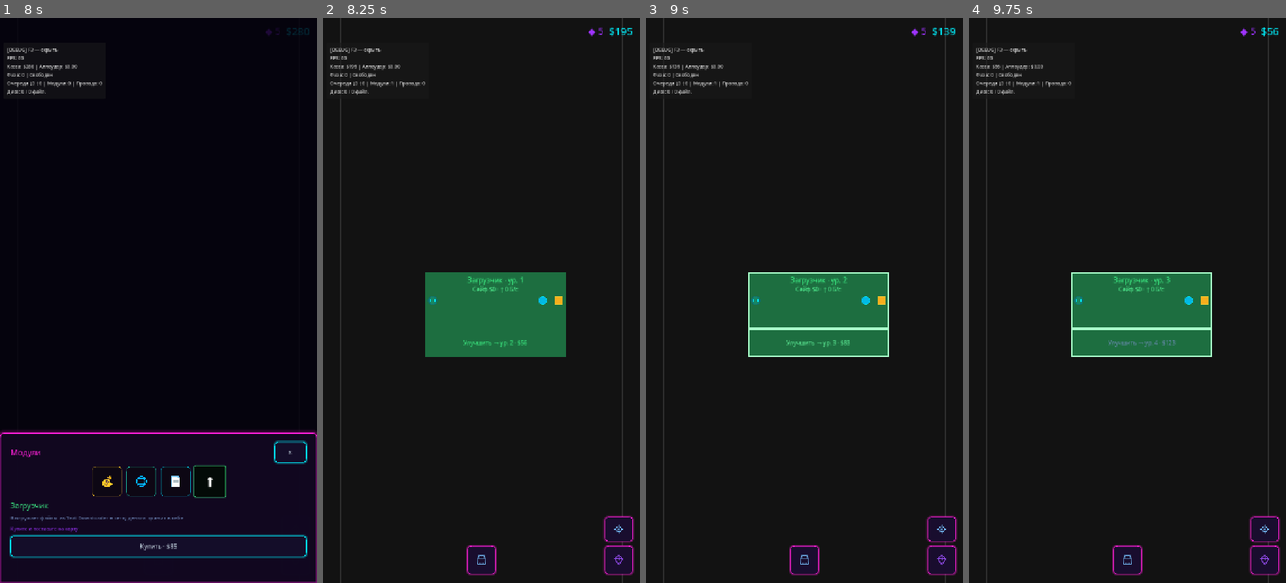
Above: before the commit, frames 1-4 (left to right).
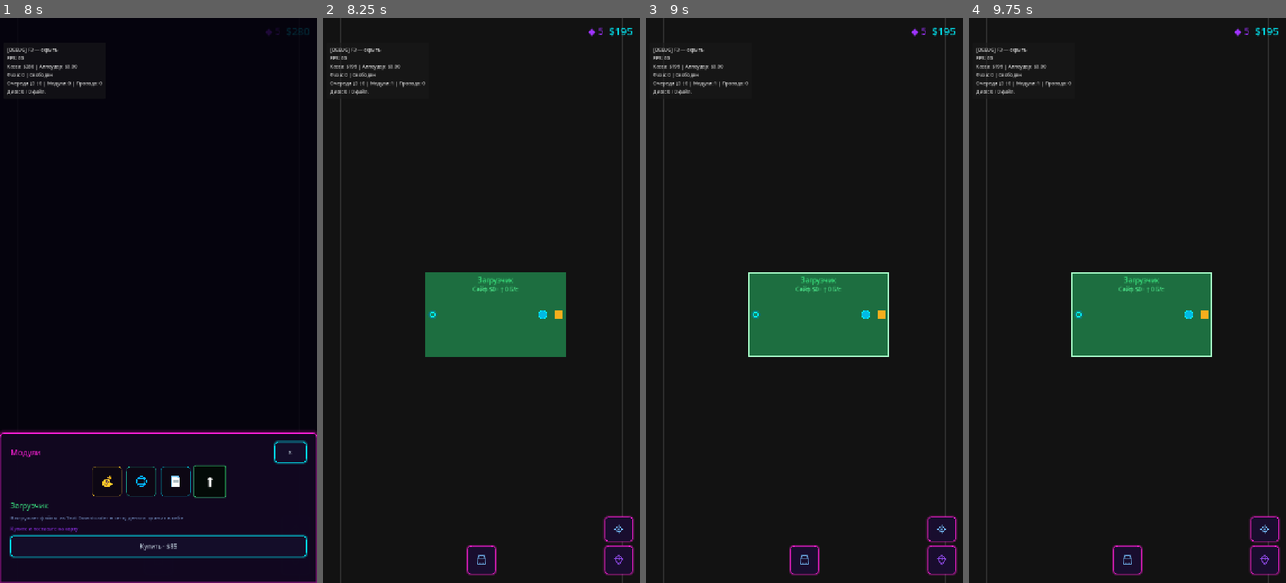
Above: after the commit, the same moments.

Repository: rkfsociety/UploadSimulator
Game: Godot game, scene res://scenes/main.tscn
The game is run twice, just before and just after one commit, with the same random seed, the same clock (stepped at 60 frames per second) and the same inputs.
Inputs (mouse positions are in pixels of both pictures, inside the frame that each line leads up to):
- Up to frame 1 (8 s): click (158, 560) at 0.5 s; click (294, 526) at 1.25 s; click (294, 560) at 2 s; click "×" at 2.75 s; click (158, 560) at 3.5 s; click "💰" at 4.25 s; click "💰" at 5 s; click "🌐" at 5.75 s; click "📄" at 6.5 s; click "⬆" at 7.25 s
- Up to frame 2 (8.25 s): click "Купить · $85" at 8 s
- Up to frame 3 (9 s): click (817, 340) at 8.75 s, where only the run before the commit has a clickable "Улучшить → ур. 2 · $56"
- Up to frame 4 (9.75 s): click (1140, 340) at 9.5 s, where only the run before the commit has a clickable "Улучшить → ур. 3 · $83"

Frame 1 is identical in both runs. In frame 2, 0.4% of the frame differs, in the area x 32-76%, y 45-59%; in frame 3, 0.7%; in frame 4, 0.8%, in the area x 8-98%, y 1-59%.

Commit message:
Убрать улучшение уровня у Загрузчика.
Загрузчик использует скорость «Сети», собственного эффекта от уровня у
него нет (effect_per_level не использовался). Помечен upgradable=false —
кнопка улучшения скрывается.

Diff:
--- a/scripts/core/defs/modules/uploader_module.gd
+++ b/scripts/core/defs/modules/uploader_module.gd
@@ -10,14 +10,14 @@
 		"icon": "⬆",
 		"color": Color(0.25, 1.0, 0.55, 1.0),
 		"desc": "Выгружает файлы из Text Downloader в сеть; деньги хранит в себе",
+		"upgradable": false,
 		"cells_w": 5,
 		"cells_h": 3,
 		"unlocked_at_start": true,
 		"diamond_unlock_cost": 0,
 		"shop_cost": 85,
-		"upgrade_base": 38,
-		"upgrade_mult": 1.48,
-		"effect_per_level": 0.05,
+		"upgrade_base": 0,
+		"upgrade_mult": 1.0,
 		"ports":
 		{
 			"file_in": {"kind": "file", "dir": "in"},
